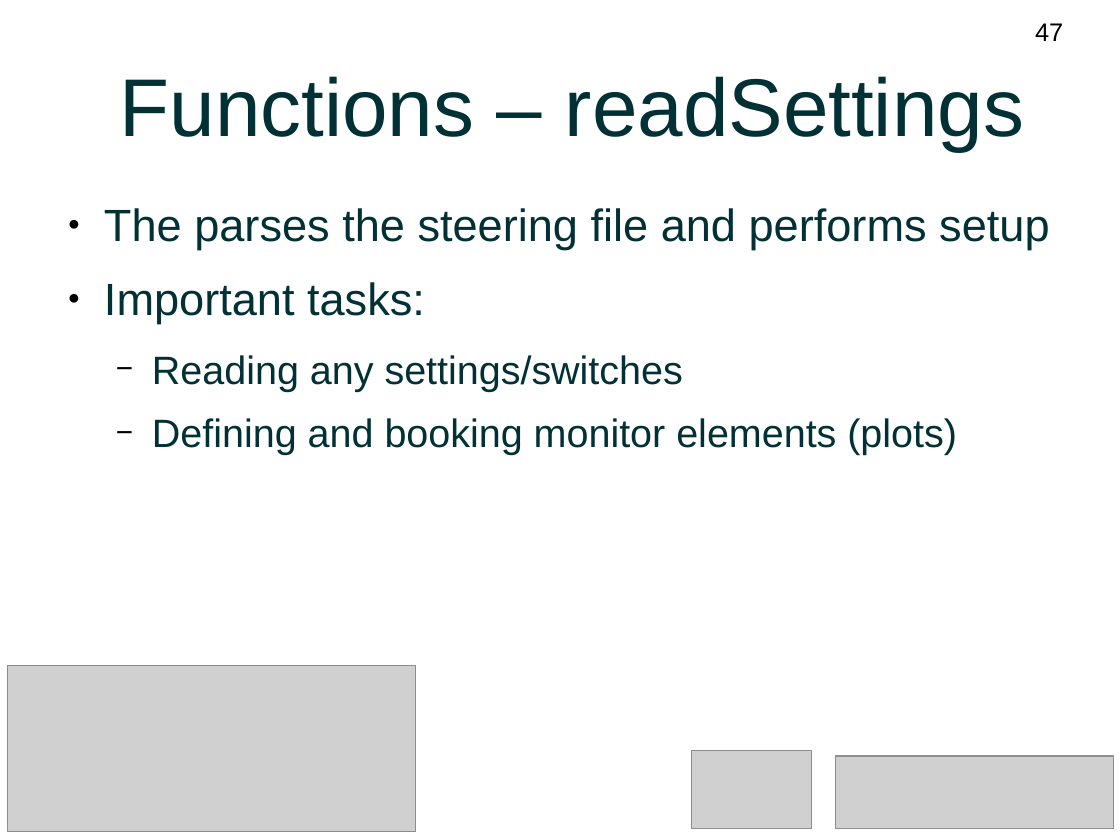
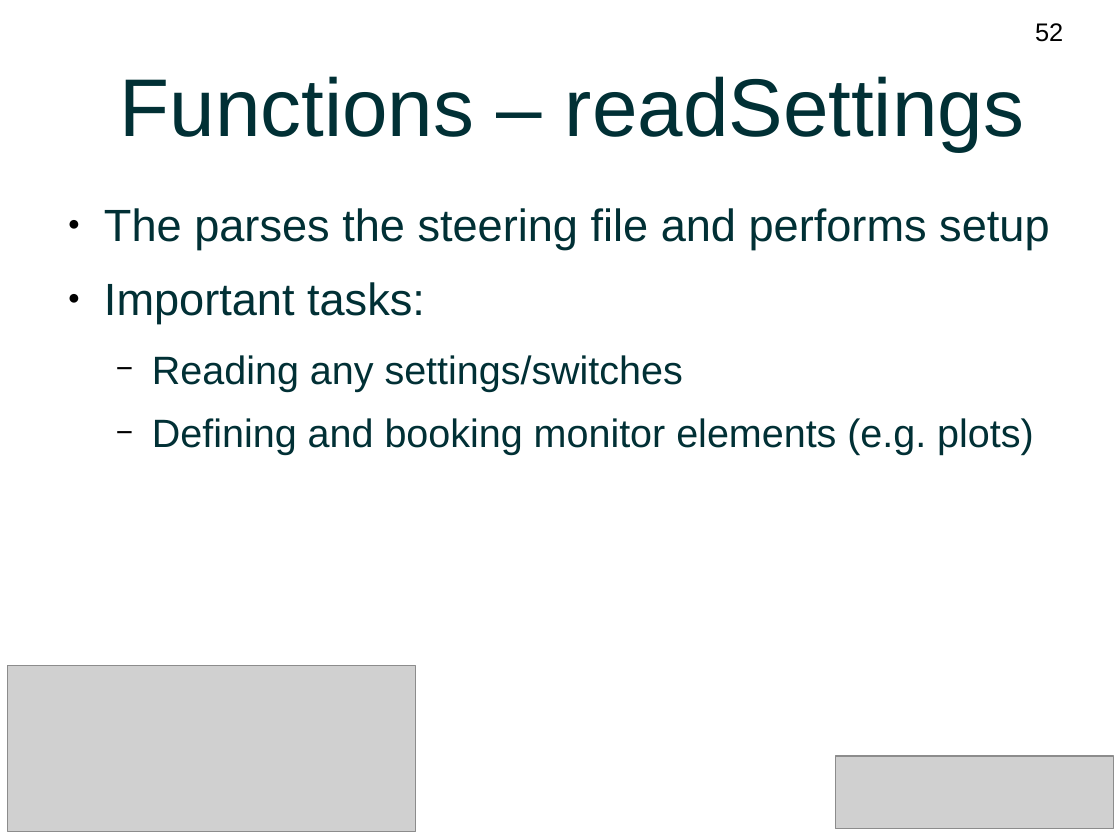
Before and after one commit to DQM4HEP/DQM4HEP-Workshop, a slide deck: slide 52 of BTTB2017-materials/Tutorial.odp (slide 47 before the commit). Drawn at 1120x840 pixels with LibreOffice and Linux fonts; fonts in the diff are those of the drawing; grey boxes stand for pictures. Boxes give left, top, right and bottom in pixels: in the first picture for what was removed or moved away, otherwise in the second. Text is boxed around its words. In the diff, an @@ line names an element or a change of style, - is before the commit and + after.

Commit message:
Added monitor GUI guide and incorporated feedback from Antoine

```diff
--- a/BTTB2017-materials/Tutorial.odp
+++ b/BTTB2017-materials/Tutorial.odp
@@ page number at box(1035, 23, 1063, 42): text changed @@
-47
+52
@@ text at box(152, 418, 1033, 455): text changed @@
-  − Defining and booking monitor elements (plots)
+  − Defining and booking monitor elements (e.g. plots)
@@ picture removed at box(692, 751, 812, 829) @@
```
Also in this commit, not shown: 61 other slides changed, 7 slides added, 1 slide removed.
